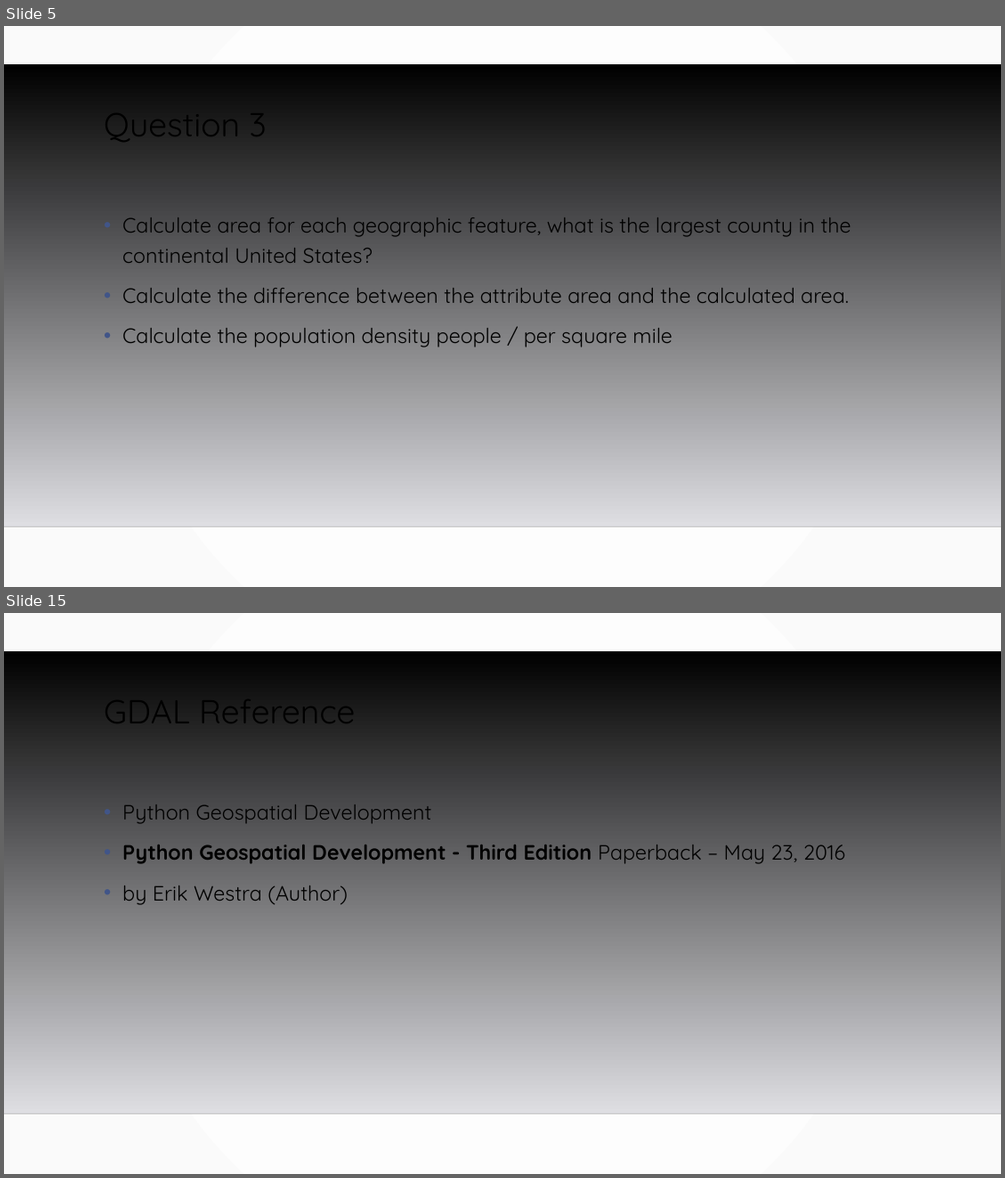
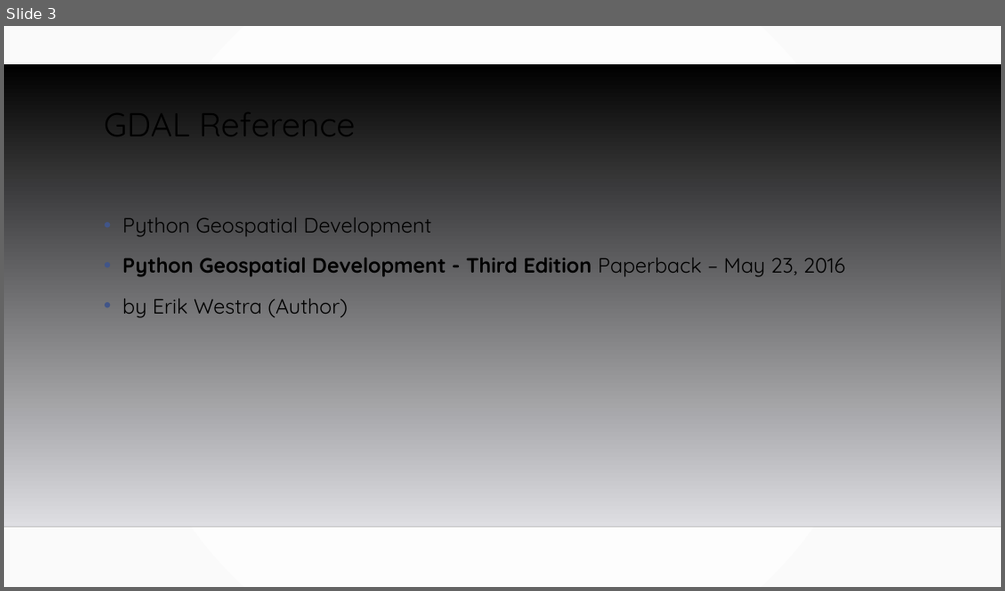
Before and after one commit to MGIS-UMN/GIS5577_week7, a slide deck: Advanced_spatial_queries.odp. Shown one above the other, each under a label of ours: slides 5 and 15 before the commit, slide 3 after it; the slides between them are not shown. The pictures are 1005x1178 and 1005x591 pixels, drawn with LibreOffice and Linux fonts; fonts in the diff are those of the drawing; background and template pictures are left out. Boxes give left, top, right and bottom in pixels: in the first picture for what was removed or moved away, otherwise in the second. Text is boxed around its words. In the diff, an @@ line names an element or a change of style, - is before the commit and + after.

```diff
--- a/Advanced_spatial_queries.odp
+++ b/Advanced_spatial_queries.odp
@@ slide 5 removed at [4, 26, 1001, 587], background gradient #FFFFFF to #FAFAFA; not listed: 2 template elements that a slide beside it also shows @@
@@ title removed at [104, 97, 266, 146] @@
-Question 3
@@ text removed at [122, 217, 851, 347] @@
-• Calculate area for each geographic feature, what is the largest county in the continental United States?
-• Calculate the difference between the attribute area and the calculated area.
-• Calculate the population density people / per square mile
@@ what was slide 15 is now slide 3 @@
```
Also in this commit, not shown: 2 slides changed, 11 other slides removed, 1 other file.
